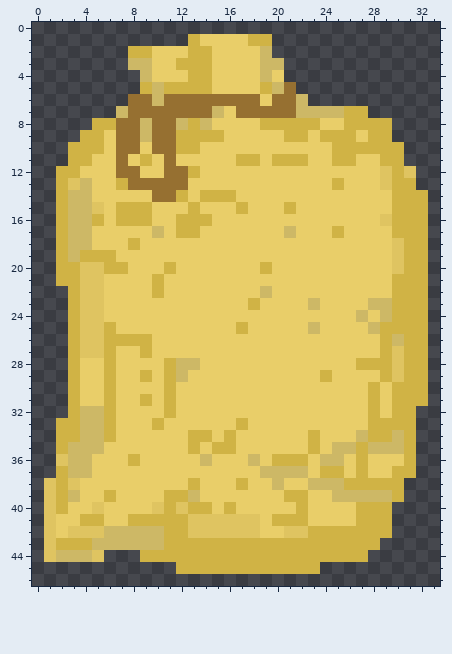
Pixel-art sprite, stored at carnelia/resources/images/sandbag.png. That is the earlier state.
The file is 34x47 pixels. Colours within 5 levels of each other are drawn and written as one.
After the commit:
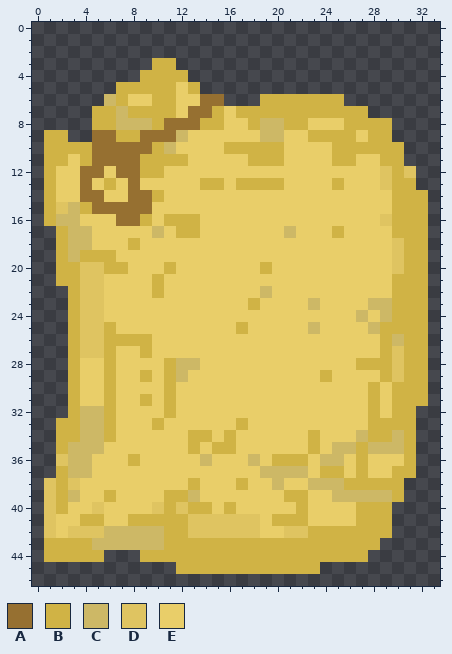
Palette (. is transparent): A #967031  B #d0b345  C #cdb866  D #dfc461  E #e9ce69
The edit:
{"y":1,"x":13,"old":"BEEEEBB","new":"......."}
{"y":2,"x":8,"old":"BBEEEBBEEEEC","new":"............"}
{"y":3,"x":8,"old":"CCEEBBBEEEECC","new":"..BB........."}
{"y":4,"x":9,"old":"CEEEBBEEEECE","new":"BBBB........"}
{"y":5,"x":7,"old":"..","new":"BB"}
{"y":5,"x":10,"old":"C","new":"B"}
{"y":5,"x":12,"old":"B","new":"E"}
{"y":5,"x":14,"old":"BEEEEBCA","new":"........"}
{"y":6,"x":6,"old":"..AACAAA","new":"CBEEBBEE"}
{"y":6,"x":16,"old":"AAAEAAC...","new":"...BBBBBBB"}
{"y":7,"x":5,"old":"..","new":"BB"}
{"y":7,"x":8,"old":"AAAAA","new":"BBBBE"}
{"y":7,"x":15,"old":"C","new":"B"}
{"y":7,"x":17,"old":"AAAAACCCC","new":"BBBBBBBBB"}
{"y":8,"x":7,"old":"AA","new":"CC"}
{"y":8,"x":10,"old":"A","new":"B"}
{"y":8,"x":12,"old":"CBCE","new":"AABB"}
{"y":8,"x":18,"old":"EBB","new":"BCC"}
{"y":8,"x":23,"old":"B","new":"E"}
{"y":9,"x":1,"old":"..","new":"BB"}
{"y":9,"x":4,"old":"BBEAAC","new":".AABBA"}
{"y":9,"x":12,"old":"BBBB","new":"CEEE"}
{"y":9,"x":19,"old":"EEBBE","new":"CCEEB"}
{"y":10,"x":1,"old":"..","new":"BB"}
{"y":10,"x":5,"old":"BE","new":"AA"}
{"y":10,"x":9,"old":"EAABB","new":"ABCEE"}
{"y":10,"x":16,"old":"EEEEE","new":"BBBBB"}
{"y":11,"x":1,"old":"..B","new":"BBE"}
{"y":11,"x":5,"old":"EE","new":"AA"}
{"y":11,"x":8,"old":"E","new":"A"}
{"y":11,"x":10,"old":"EAE","new":"BBB"}
{"y":11,"x":17,"old":"B","new":"E"}
{"y":11,"x":19,"old":"E","new":"B"}
{"y":11,"x":21,"old":"BB","new":"EE"}
{"y":12,"x":1,"old":".BBEE","new":"BEEAA"}
{"y":12,"x":9,"old":"EEAAB","new":"BBEEE"}
{"y":13,"x":1,"old":".BDC","new":"BEEA"}
{"y":13,"x":6,"old":"EB","new":"BE"}
{"y":13,"x":9,"old":"AAAA","new":"EEEE"}
{"y":13,"x":14,"old":"EE","new":"BB"}
{"y":13,"x":17,"old":"EEEE","new":"BBBB"}
{"y":14,"x":1,"old":".BCCE","new":"BEEAA"}
{"y":14,"x":8,"old":"EEAAB","new":"AABEE"}
{"y":14,"x":14,"old":"BBB","new":"EEE"}
{"y":15,"x":1,"old":".B","new":"BD"}
{"y":15,"x":4,"old":"CDEBBB","new":"BAAAAA"}
{"y":15,"x":13,"old":"B","new":"E"}
{"y":15,"x":17,"old":"B","new":"E"}
{"y":15,"x":21,"old":"B","new":"E"}
{"y":16,"x":1,"old":".B","new":"BC"}
{"y":16,"x":4,"old":"CB","new":"EE"}
{"y":16,"x":7,"old":"BB","new":"AA"}
{"y":16,"x":11,"old":"E","new":"B"}
{"y":16,"x":14,"old":"B","new":"E"}
{"y":43,"x":1,"old":"D","new":"B"}
{"y":44,"x":1,"old":"DCCCD","new":"BBBBB"}
{"label":"changed","picture_box":[44,34,344,226]}
{"label":"changed","picture_box":[44,538,104,562]}
